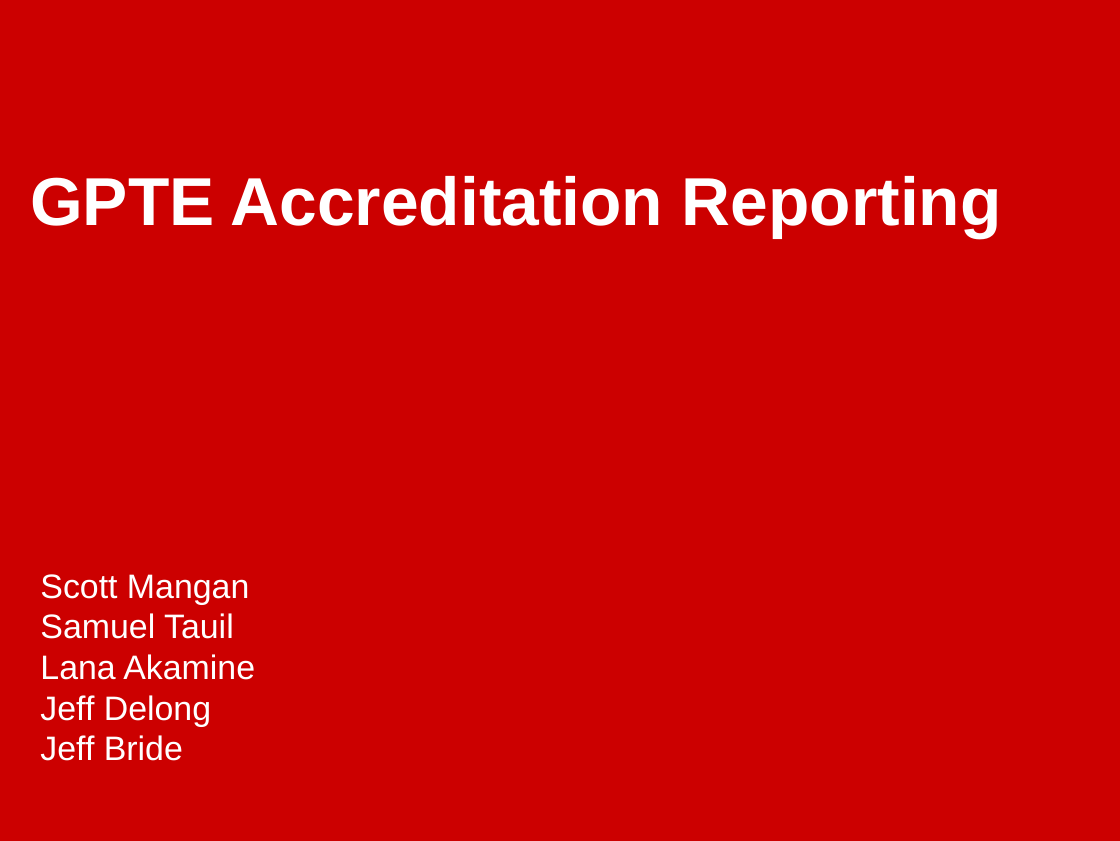
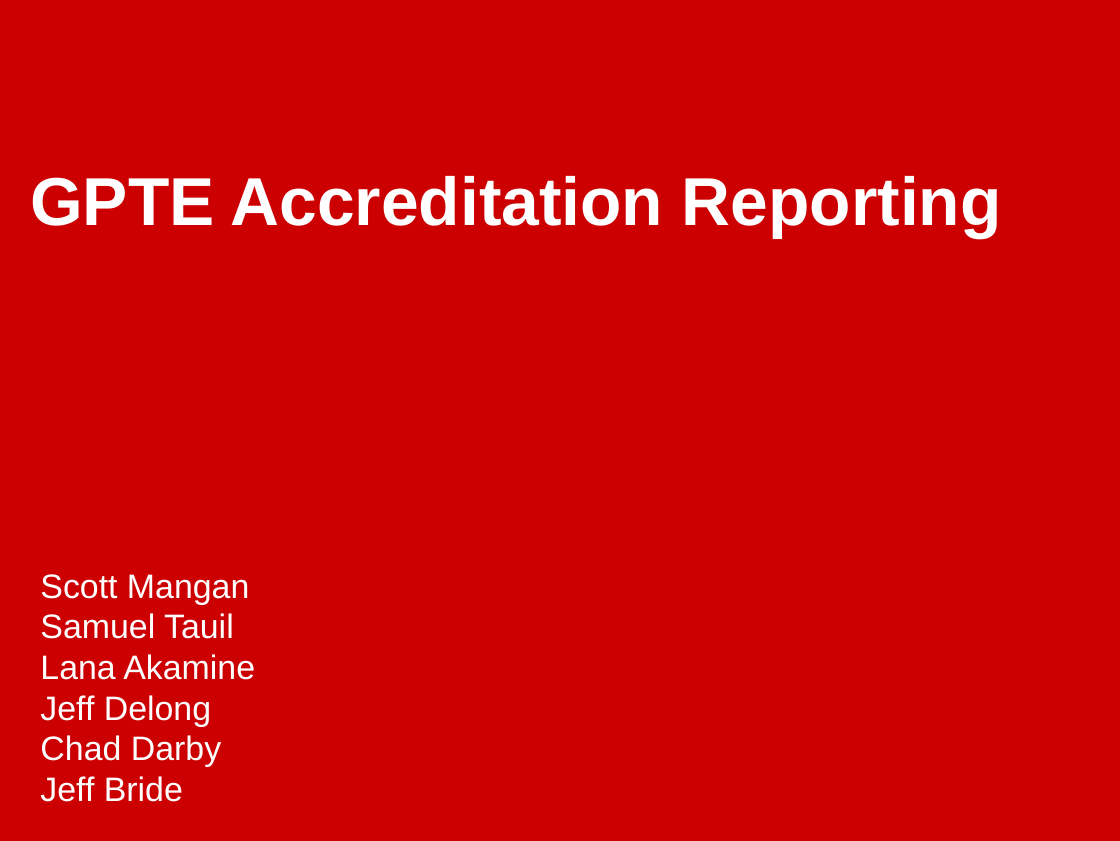
Before and after one commit to jbride/OPEN_Reporting, a slide deck: slide 1 of docs/overview.odp. Drawn at 1120x841 pixels with LibreOffice and Linux fonts; fonts in the diff are those of the drawing. Boxes give left, top, right and bottom in pixels: in the first picture for what was removed or moved away, otherwise in the second. Text is boxed around its words. In the diff, an @@ line names an element or a change of style, - is before the commit and + after.

```diff
--- a/docs/overview.odp
+++ b/docs/overview.odp
@@ text at (x1=40, y1=735, x2=221, y2=767): paragraph added @@
+Chad Darby
```
Also in this commit, not shown: 1 other slide changed.
